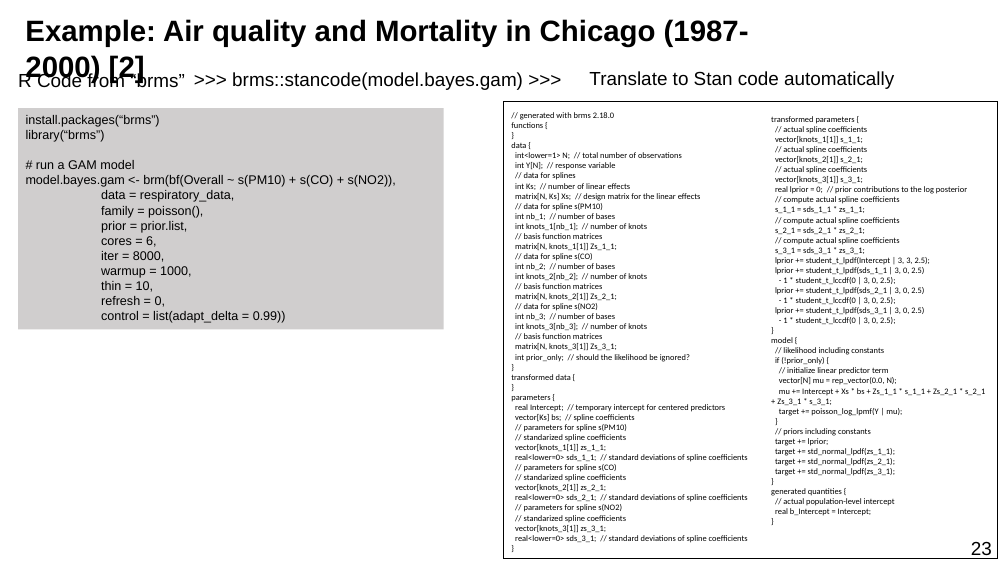
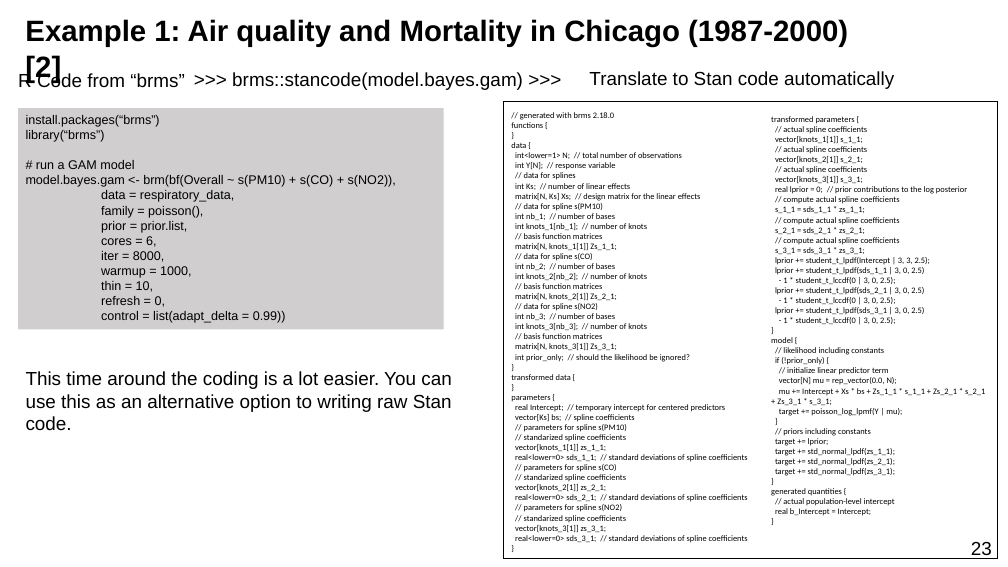
Before and after one commit to UCLPG-MSC-SGDS/GEOG0125, a slide deck: slide 23 of Lecture_notes_ppt/GEOG0125 Week 3 Lecture - Bayesian GAMs.pptx. Drawn at 1008x567 pixels with LibreOffice and Linux fonts; fonts in the diff are those of the drawing. Boxes give left, top, right and bottom in pixels: in the first picture for what was removed or moved away, otherwise in the second. Text is boxed around its words. In the diff, an @@ line names an element or a change of style, - is before the commit and + after.

```diff
--- a/Lecture_notes_ppt/GEOG0125 Week 3 Lecture - Bayesian GAMs.pptx
+++ b/Lecture_notes_ppt/GEOG0125 Week 3 Lecture - Bayesian GAMs.pptx
@@ text at [25,19,848,47]: text changed @@
-Example: Air quality and Mortality in Chicago (1987-2000) [2]
+Example 1: Air quality and Mortality in Chicago (1987-2000) [2]
@@ text added at [26,371,452,431], 18 pt, text #000000 @@
+This time around the coding is a lot easier. You can
+use this as an alternative option to writing raw Stan
+code.
```
Also in this commit, not shown: 6 other slides changed, 2 slides added, 6 other files.
